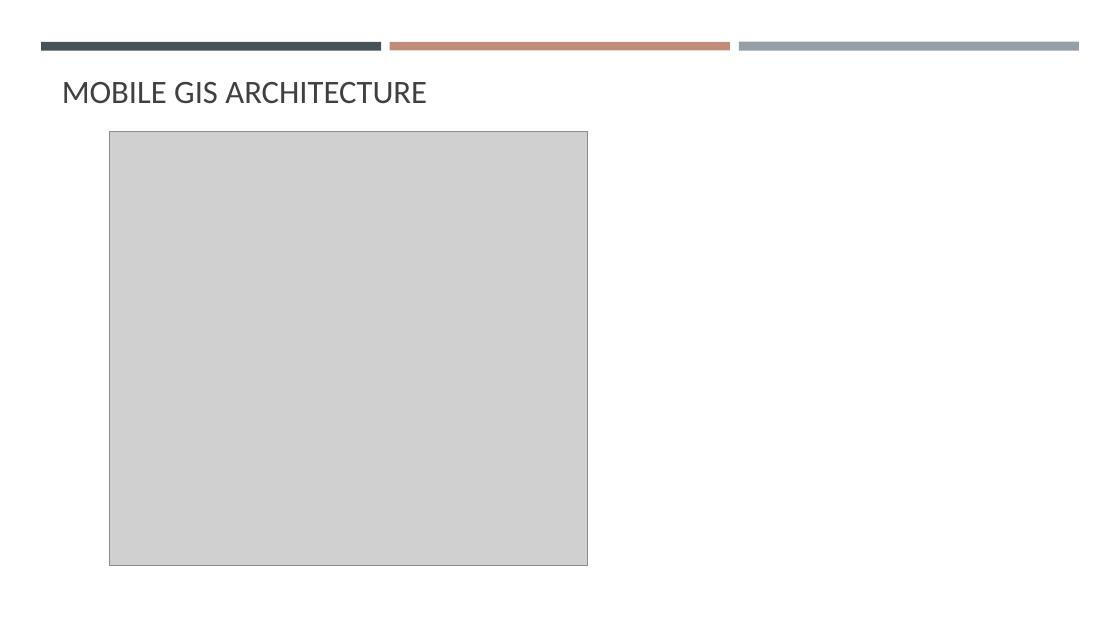
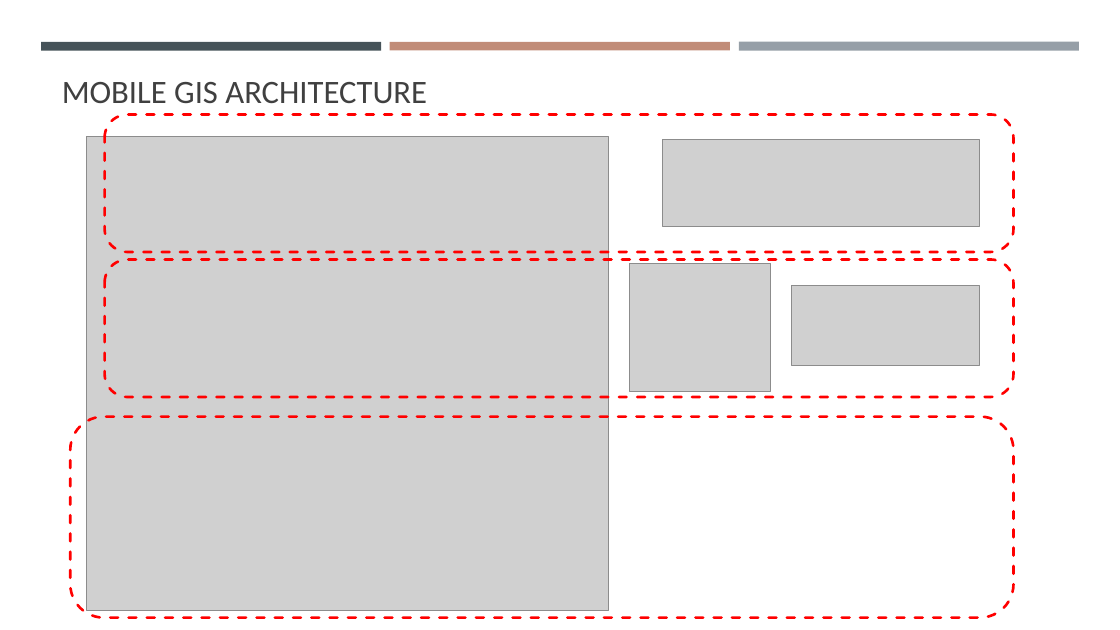
Before and after one commit to gisynw/Field_Techniques, a slide deck: slide 11 of docs/Lectures/Week02/Week02_Intro_To_Field_Technologies.pptx (slide 9 before the commit). Drawn at 1120x630 pixels with LibreOffice and Linux fonts; fonts in the diff are those of the drawing; grey boxes stand for pictures. Boxes give left, top, right and bottom in pixels: in the first picture for what was removed or moved away, otherwise in the second. Text is boxed around its words. In the diff, an @@ line names an element or a change of style, - is before the commit and + after.

```diff
--- a/docs/Lectures/Week02/Week02_Intro_To_Field_Technologies.pptx
+++ b/docs/Lectures/Week02/Week02_Intro_To_Field_Technologies.pptx
@@ rounded rectangle added at (105, 114, 1014, 252), outline #FF0000 2.25 pt dashed @@
@@ picture: place and size @@
-picture at (109, 131, 588, 565)
+picture at (87, 137, 608, 611)
@@ picture added at (663, 139, 979, 227) @@
@@ rounded rectangle added at (105, 260, 1014, 397), outline #FF0000 2.25 pt dashed @@
@@ picture added at (629, 264, 771, 392) @@
@@ picture added at (792, 285, 980, 365) @@
@@ rounded rectangle added at (71, 417, 1014, 618), outline #FF0000 2.25 pt dashed @@
```
Also in this commit, not shown: 11 other slides changed, 6 slides added, 3 slides removed.
